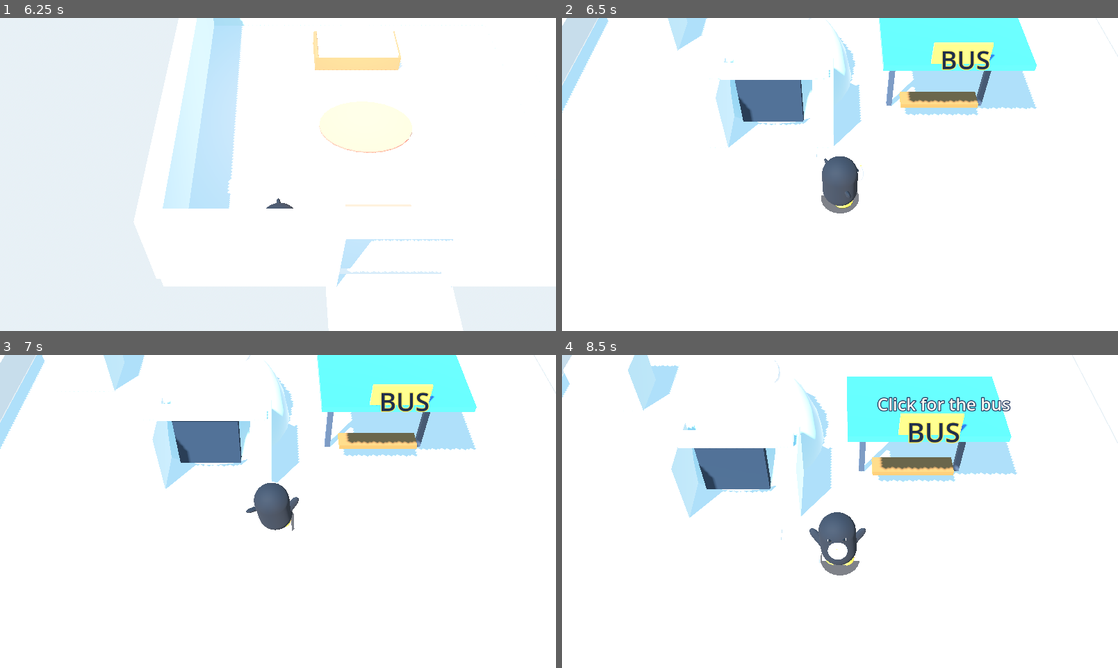
Above: before the commit, frames 1-4 (two rows, left to right).
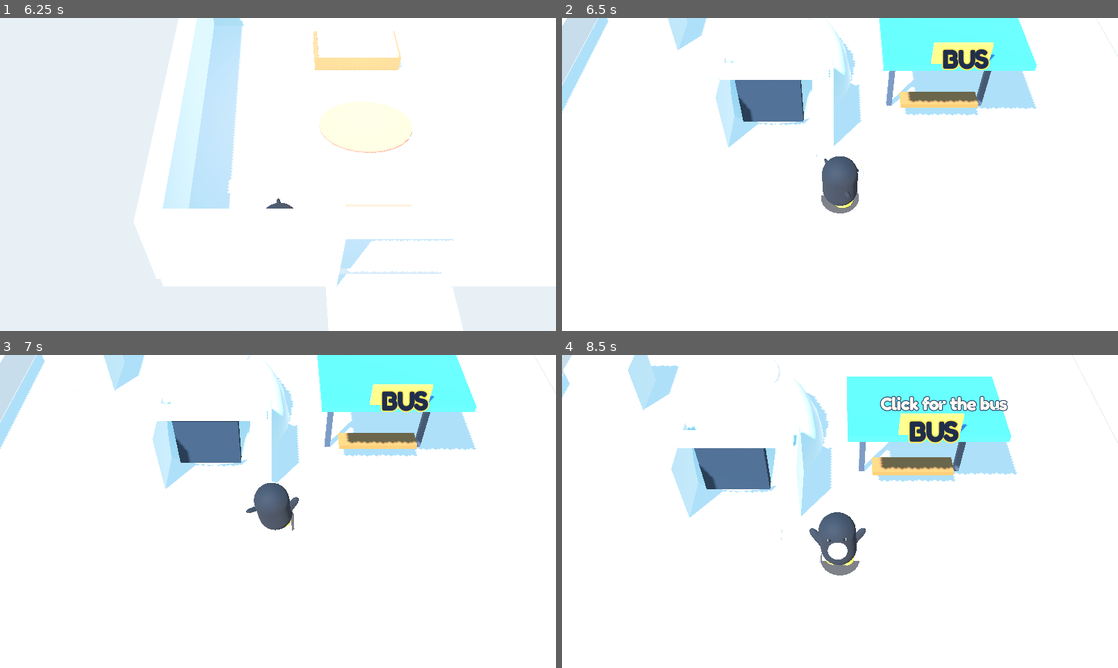
Above: after the commit, the same moments.

Repository: amadeusk1/mruhacks
Game: Godot game, scene res://scenes/world.tscn
Same seed, same stepped clock (60 frames per second), same inputs: the game is played once before the commit and once after it.
Inputs (mouse positions are in pixels of both pictures, inside the frame that each line leads up to):
- Up to frame 1 (6.25 s): move the mouse to (400, 158) at 0.52 s; press the mouse at (400, 158) at 0.53 s; hold D (move_right) 0.53-1.28 s; move the mouse to (166, 190) at 1.27 s; release the mouse at (166, 190) at 1.28 s; hold S (move_back) 1.28-2.03 s; click (166, 190) at 1.35 s; move the mouse to (333, 105) at 2.02 s; press the mouse at (333, 105) at 2.03 s; hold D (move_right) 2.03-2.78 s; tap Enter at 2.75 s; move the mouse to (250, 237) at 2.77 s; release the mouse at (250, 237) at 2.78 s; hold W (move_forward) 2.78-3.53 s; click (250, 237) at 2.85 s; move the mouse to (444, 221) at 3.52 s; press the mouse at (444, 221) at 3.53 s; hold A (move_left) 3.53-5.03 s; move the mouse to (111, 127) at 4.27 s; release the mouse at (111, 127) at 4.28 s; click (111, 127) at 4.35 s; move the mouse to (305, 174) at 5.02 s; press the mouse at (305, 174) at 5.03 s; hold S (move_back) 5.03-5.78 s; move the mouse to (194, 96) at 5.77 s; release the mouse at (194, 96) at 5.78 s; hold D (move_right) from 5.78 s (still down); click (194, 96) at 5.85 s
- Up to frame 2 (6.5 s): keep holding D (move_right)
- Up to frame 3 (7 s): move the mouse to (400, 495) at 6.52 s; release D (move_right) at 6.53 s; press the mouse at (400, 495) at 6.53 s; hold W (move_forward) from 6.53 s (still down)
- Up to frame 4 (8.5 s): move the mouse to (728, 527) at 7.27 s; release W (move_forward) at 7.28 s; release the mouse at (728, 527) at 7.28 s; hold D (move_right) 7.28-8.03 s; click (728, 527) at 7.35 s; move the mouse to (895, 442) at 8.02 s; press the mouse at (895, 442) at 8.03 s; hold S (move_back) from 8.03 s (still down)

Frame 1 is identical in both runs. In frame 2, 0.4% of the frame differs, in the area x 68-77%, y 9-17%; in frame 3, 0.4%; in frame 4, 1.1%, in the area x 56-81%, y 13-29%.

Commit message:
Use Fredoka Bold for the map labels and the game theme.

Diff:
--- /dev/null
+++ b/fonts/game_theme.tres
@@ -0,0 +1,8 @@
+[gd_resource type="Theme" format=3]
+
+[ext_resource type="FontFile" path="res://fonts/Fredoka-Bold.ttf" id="1_rstb8"]
+
+[resource]
+default_font = ExtResource("1_rstb8")
+default_font_size = 16
+Label3D/fonts/font = ExtResource("1_rstb8")
--- a/project.godot
+++ b/project.godot
@@ -22,6 +22,10 @@
 
 window/size/viewport_width=1280
 window/size/viewport_height=720
+
+[gui]
+
+theme/custom="res://fonts/game_theme.tres"
 
 [input]
 
--- a/scripts/map_board.gd
+++ b/scripts/map_board.gd
@@ -5,6 +5,7 @@
 signal place_chosen(location_id: String)
 
 const _PIN := preload("res://scripts/map_pin.gd")
+const _FONT := preload("res://fonts/Fredoka-Bold.ttf")
 
 var _current_id := ""
 var _pins: Array = []
@@ -62,7 +63,7 @@
 	_draw_town_blocks()
 	_draw_hill()
 	_draw_route()
-	var font := ThemeDB.fallback_font
+	var font := _FONT
 	draw_string(font, Vector2(size.x * 0.5 - 6.0, 22), "N", HORIZONTAL_ALIGNMENT_LEFT, -1, 16, Color(0.1, 0.25, 0.4))
 
 
--- a/scripts/map_pin.gd
+++ b/scripts/map_pin.gd
@@ -1,6 +1,8 @@
 extends Control
 
 ## A place marker on the bus map. The current place does not travel.
+
+const _FONT := preload("res://fonts/Fredoka-Bold.ttf")
 
 signal chosen(location_id: String)
 
@@ -33,7 +35,7 @@
 	draw_arc(dot, radius, 0.0, TAU, 28, Color(1, 1, 1), 2.5, true)
 	if here:
 		draw_circle(dot, 5.0, Color(0.12, 0.18, 0.28))
-	var font := ThemeDB.fallback_font
+	var font := _FONT
 	var title_size := font.get_string_size(place_title, HORIZONTAL_ALIGNMENT_LEFT, -1, 18)
 	draw_string(
 		font,
Binary file added: fonts/Fredoka-Bold.ttf
Not shown, added: fonts/Fredoka-Bold.ttf.import
Not shown, added: fonts/OFL.txt
